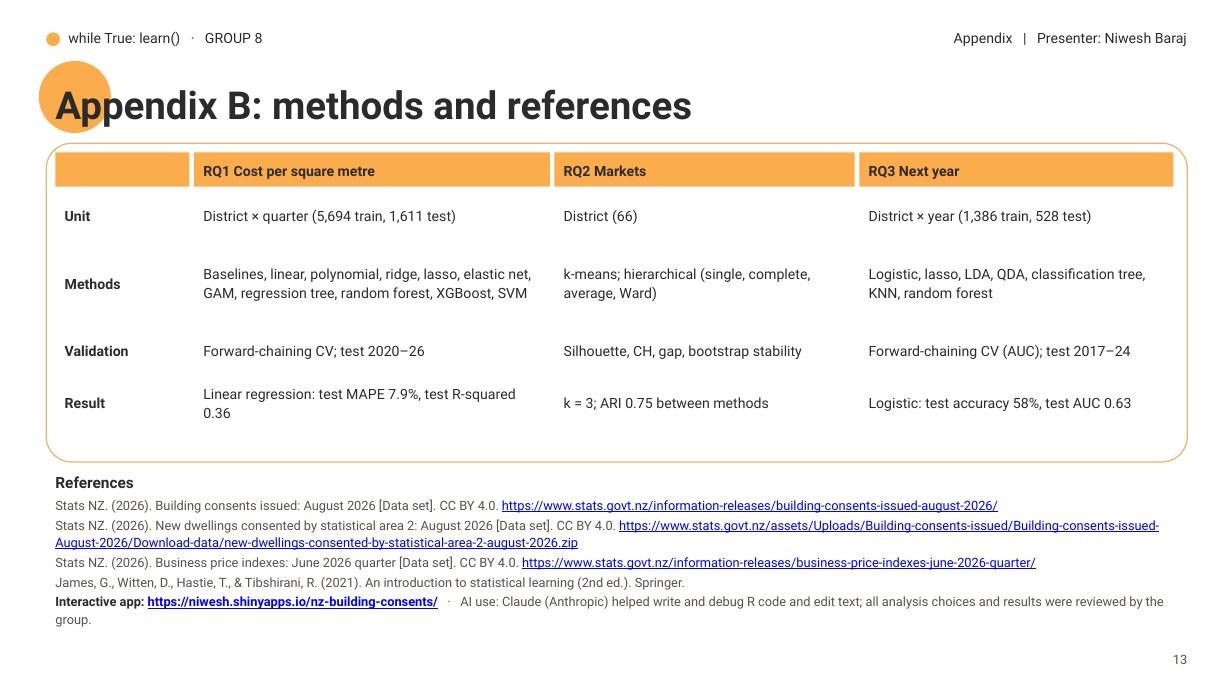
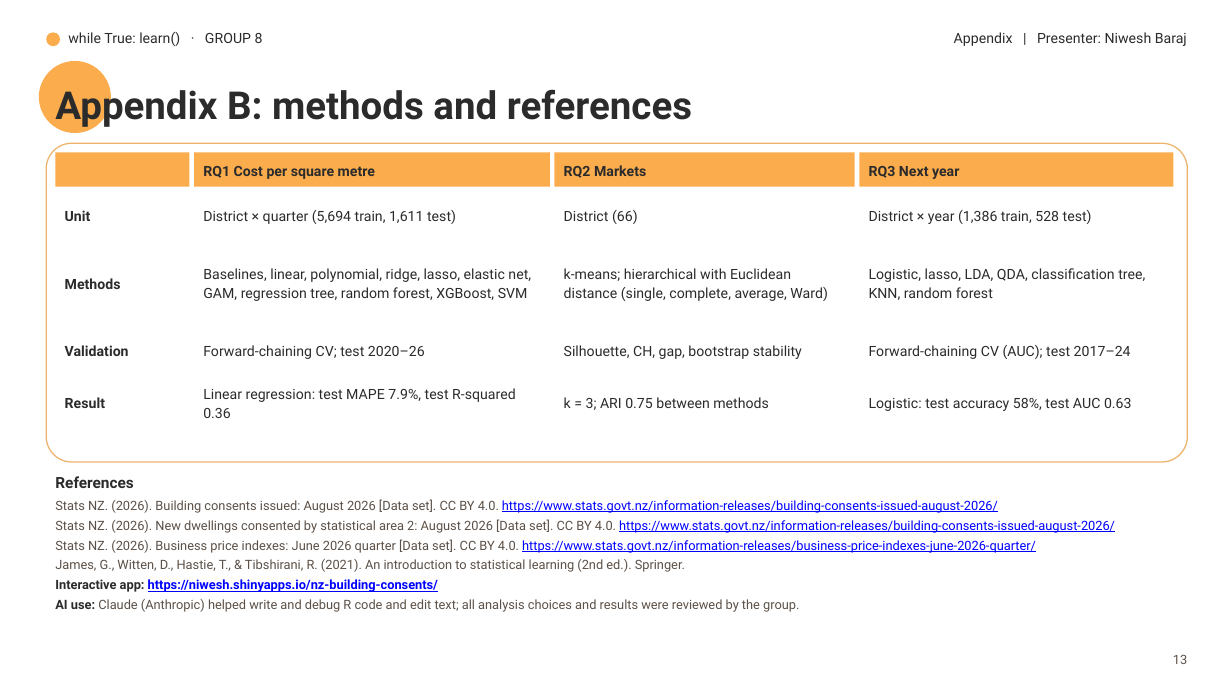
Before and after one commit to harishsahadev/while-True-Learn, a slide deck: slide 14 of building-consents/communication/slides/slides.pptx. Drawn at 1232x693 pixels with LibreOffice and Linux fonts; fonts in the diff are those of the drawing; background and template pictures are left out. Boxes give left, top, right and bottom in pixels: in the first picture for what was removed or moved away, otherwise in the second. Text is boxed around its words. In the diff, an @@ line names an element or a change of style, - is before the commit and + after.

```diff
--- a/building-consents/communication/slides/slides.pptx
+++ b/building-consents/communication/slides/slides.pptx
@@ text at (x1=564, y1=268, x2=828, y2=301): text changed @@
-k-means; hierarchical (single, complete, average, Ward)
+k-means; hierarchical with Euclidean distance (single, complete, average, Ward)
@@ text at (x1=55, y1=519, x2=1115, y2=533): text changed @@
-Stats NZ. (2026). New dwellings consented by statistical area 2: August 2026 [Data set]. CC BY 4.0. https://www.stats.govt.nz/assets/Uploads/Building-consents-issued/Building-consents-issued-August-2026/Download-data/new-dwellings-consented-by-statistical-area-2-august-2026.zip
+Stats NZ. (2026). New dwellings consented by statistical area 2: August 2026 [Data set]. CC BY 4.0. https://www.stats.govt.nz/information-releases/building-consents-issued-august-2026/
@@ text at (x1=55, y1=579, x2=799, y2=612): text changed @@
-Interactive app: https://niwesh.shinyapps.io/nz-building-consents/ · AI use: Claude (Anthropic) helped write and debug R code and edit text; all analysis choices and results were reviewed by the group.
+Interactive app: https://niwesh.shinyapps.io/nz-building-consents/
+AI use: Claude (Anthropic) helped write and debug R code and edit text; all analysis choices and results were reviewed by the group.
```
Also in this commit, not shown: 10 other slides changed, 9 other files.
